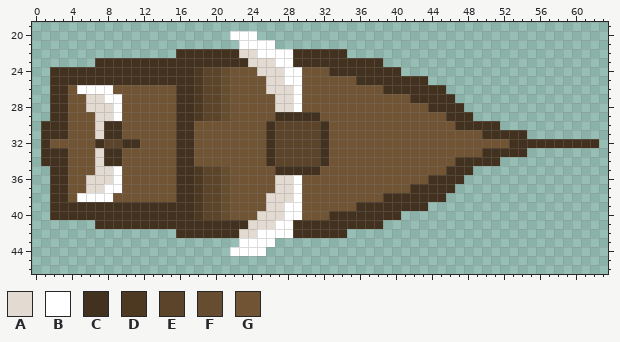
Edited in one commit: sprite sheet (sprites/sprite_playership/layers/c63af220-43ae-41dd-8b4f-f44da4a7d952/0b093d9c-4417-48a5-b09d-c60c4d0c1ef8.png). The picture above is the old version.
The file is 65x65 pixels. Colours within 5 levels of each other are drawn and written as one. Shown: x 0..63, y 19..46.
Palette (. is transparent): A #e3dad1  B #ffffff  C #42311e  D #4d3922  E #5c442a  F #674d30  G #705434
Pixels before, first column x 1:
20 .....................BBB......................................
21 ......................BBBB....................................
22 ...............CCCCCCCAABBBBCCCCCC............................
23 ......CCCCCCCCCCCCCCCCCAAABBCCCCCCCCCC........................
24 .CCCCCCCCCCCCCCCCDEEFGGGAAABBGGGCCCCCCCC......................
25 .CCCCCCCCCCCCCCCCDEEFGGGGAABBGGGGGGCCCCCCCC...................
26 .CCGBBBBGGGGGGGCCDEEFGGGGAAABGGGGGGGGGCCCCCCC.................
27 .CCGGAABBGGGGGGCCDEEFGGGGGAABGGGGGGGGGGGGCCCCC................
28 .CCGGAAABGGGGGGCCDEEFGGGGGAABGGGGGGGGGGGGGGCCCC...............
29 .CCGGGAABGGGGGGCCDEEFGGGGGCCCCCGGGGGGGGGGGGGGCCC..............
30 CCCGGGACCGGGGGGCCGGGGGGGGCEEEEECGGGGGGGGGGGGGGCCCCC...........
31 CCCGGGACCGGGGGGCCGGGGGGGGCEEEEECGGGGGGGGGGGGGGGGGCCCCC........
32 CGGGGGCEECCGGGGCCGGGGGGGGCEEEEECGGGGGGGGGGGGGGGGGGGGCCCCCCCCCC
33 CCCGGGACCGGGGGGCCGGGGGGGGCEEEEECGGGGGGGGGGGGGGGGGCCCCC........
34 CCCGGGACCGGGGGGCCGGGGGGGGCEEEEECGGGGGGGGGGGGGGCCCCC...........
35 .CCGGGAABGGGGGGCCDEEFGGGGGCCCCCGGGGGGGGGGGGGGCCC..............
36 .CCGGAAABGGGGGGCCDEEFGGGGGAABGGGGGGGGGGGGGGCCCC...............
37 .CCGGAABBGGGGGGCCDEEFGGGGGAABGGGGGGGGGGGGCCCCC................
38 .CCGBBBBGGGGGGGCCDEEFGGGGAAABGGGGGGGGGCCCCCCC.................
39 .CCCCCCCCCCCCCCCCDEEFGGGGAABBGGGGGGCCCCCCCC...................
40 .CCCCCCCCCCCCCCCCDEEFGGGAAABBGGGCCCCCCCC......................
41 ......CCCCCCCCCCCCCCCCCAAABBCCCCCCCCCC........................
42 ...............CCCCCCCAABBBBCCCCCC............................
43 ......................BBBB....................................
44 .....................BBBB.....................................
The same view after the edit:
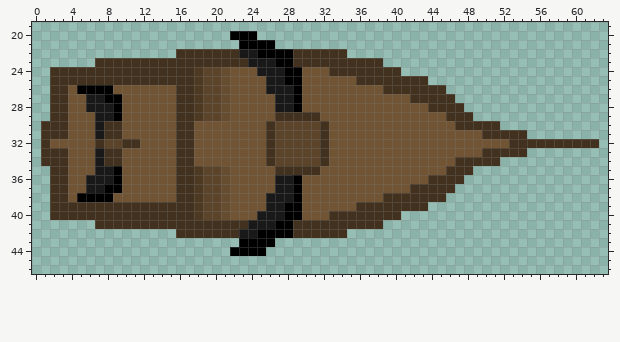
Changes in this commit:
colour A: #e3dad1 -> #191919
colour B: #ffffff -> #000000
Pixel boxes of the changes (left, top, right, bottom) in both pictures:
changed: (230, 31, 302, 112)
changed: (77, 85, 122, 202)
changed: (230, 175, 302, 256)
